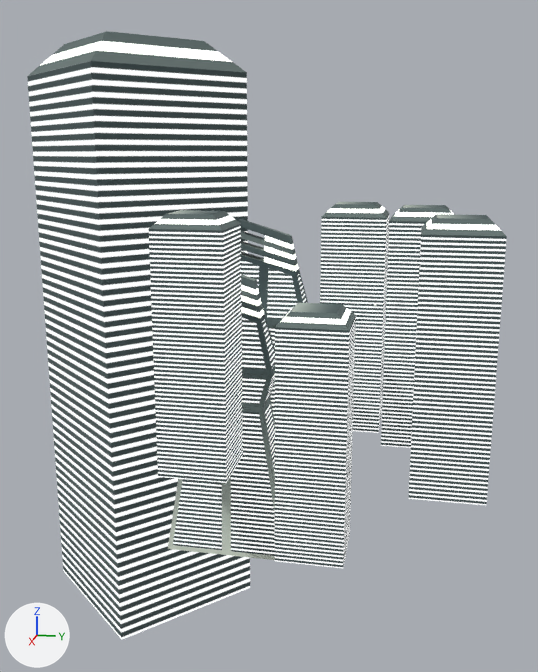
The glTF model Cyberpunk Scene/AFrame_CyberP_Scene/Cyberpunk_Scene.glb as it was, and as the next commit left it.
Before and after are seen from a 50 mm camera at (1381.0, 73.0, 279.0) aimed at (-682.0, -339.0, -237.0). Lighting does not change. The marker at lower left points along +X, +Y and +Z. Where no turn or scale is listed for an object, it has been applied to the vertices.

In view in the first picture: 'Square building', 'Square building.001', 'Square building.002', 'Square building.003', 'Square building.004', 'Square building.005', 'Triangle Building', 'Triangle Building.001'.
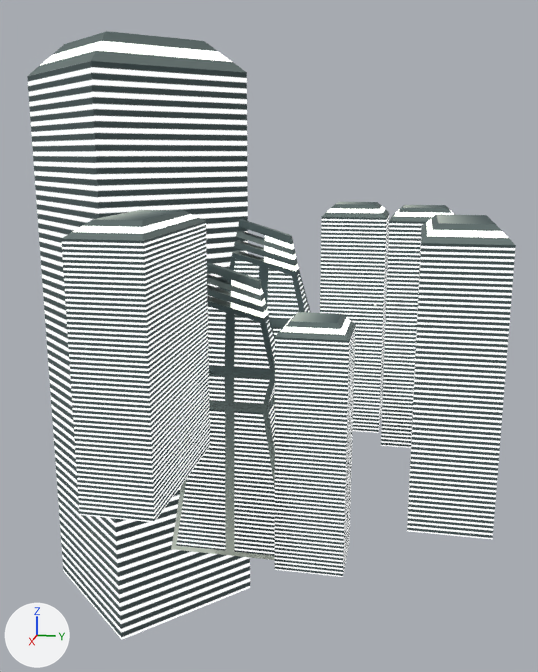
Commit message: Widened some buildings

Boxes (x1, y1, x2, y2) around the edits, measured in the pictures (538 x 672 px):
'Square building.001', moved, rescaled (58% wider, 14% taller): before (149, 210, 243, 483); after (61, 210, 210, 522)
'Square building.002', moved, rescaled (10% wider, 12% taller): before (408, 214, 507, 505); after (407, 214, 516, 539)
'Triangle Building.001', moved: before (168, 274, 275, 560); after (171, 262, 275, 560)
'Square building.003', moved: before (275, 303, 356, 568); after (275, 312, 356, 577)

The change, as a diff of the scene's bpy script:
```diff
--- a/Cyberpunk Scene/AFrame_CyberP_Scene/Cyberpunk_Scene.glb.py
+++ b/Cyberpunk Scene/AFrame_CyberP_Scene/Cyberpunk_Scene.glb.py
@@ ob_triangle_building_001 @@
 ob_triangle_building_001 = bpy.data.objects.new('Triangle Building.001', me_cube_010)
-ob_triangle_building_001.location = (-332.0, -367.0, -344.0)
+ob_triangle_building_001.location = (-332.0, -357.0, -344.0)
 ob_triangle_building_001.scale = (22.7, 22.7, 22.7)
@@ ob_square_building_001 @@
 ob_square_building_001 = bpy.data.objects.new('Square building.001', me_cube_006)
-ob_square_building_001.location = (-132.0, -384.0, -126.0)
+ob_square_building_001.location = (-55.0, -475.0, -126.0)
+ob_square_building_001.scale = (2.57, 1.0, 1.0)
@@ ob_square_building_002 @@
 ob_square_building_002 = bpy.data.objects.new('Square building.002', me_cube_006)
-ob_square_building_002.location = (-132.0, 155.0, -126.0)
+ob_square_building_002.location = (-76.0, 155.0, -126.0)
+ob_square_building_002.scale = (2.07, 1.0, 1.0)
@@ ob_square_building_003 @@
 ob_square_building_003 = bpy.data.objects.new('Square building.003', me_cube_006)
-ob_square_building_003.location = (-178.0, -133.0, -328.0)
+ob_square_building_003.location = (-178.0, -133.0, -349.0)
```
